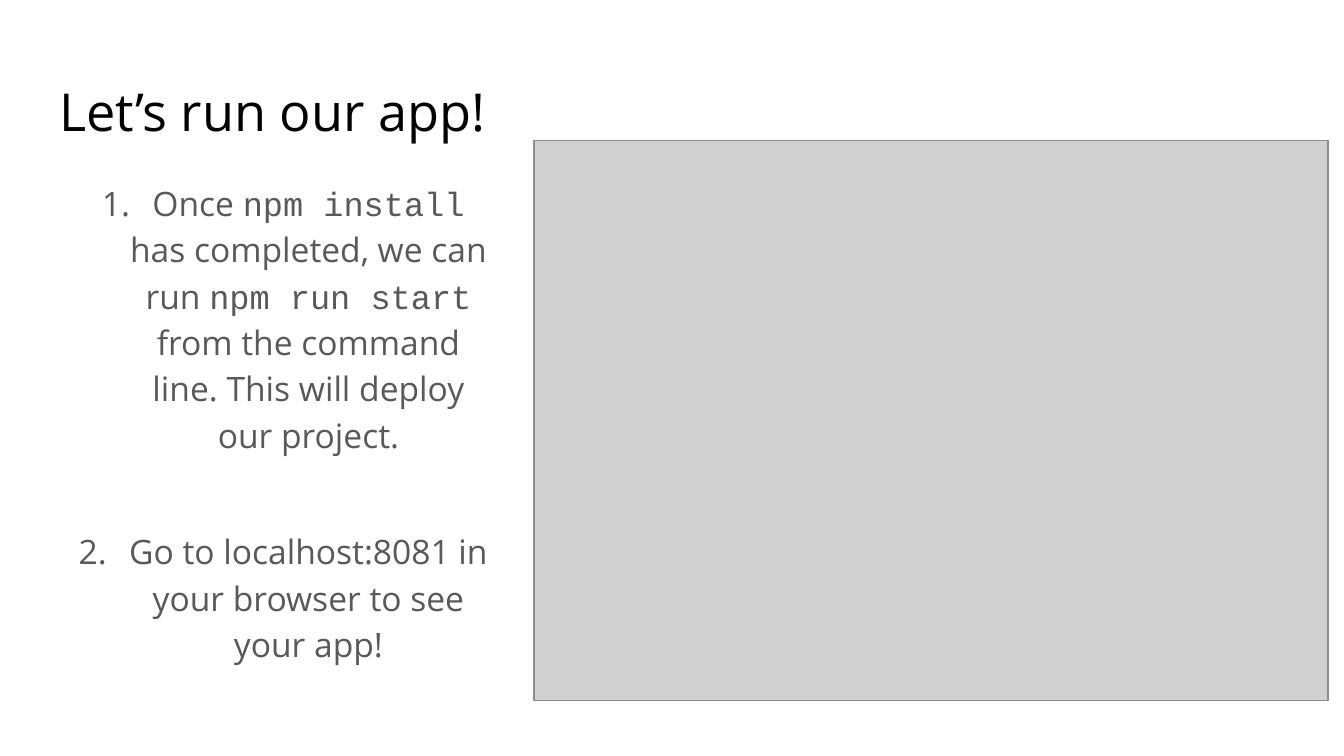
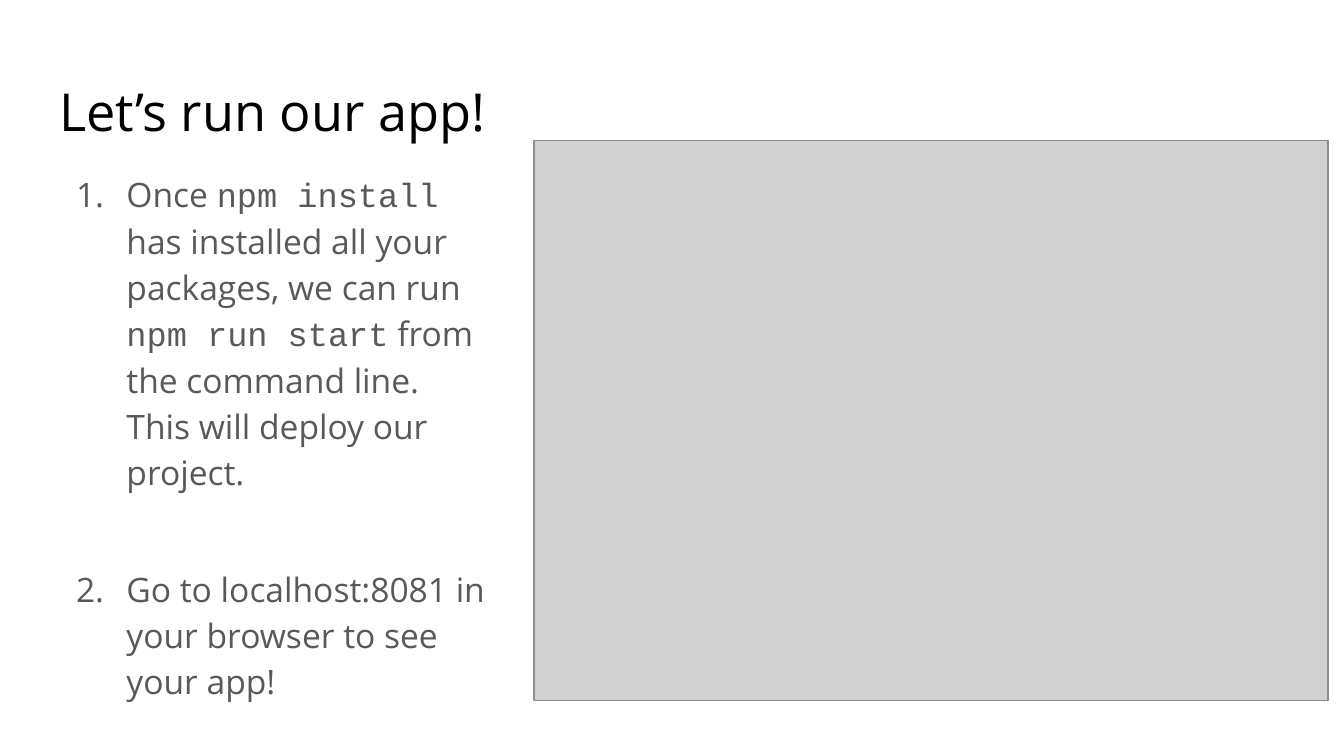
Before and after one commit to appian/hackathons, a slide deck: slide 25 of workshops/react/Intro to React.pptx. Drawn at 1344x756 pixels with LibreOffice and Linux fonts; fonts in the diff are those of the drawing; grey boxes stand for pictures. Boxes give left, top, right and bottom in pixels: in the first picture for what was removed or moved away, otherwise in the second. Text is boxed around its words. In the diff, an @@ line names an element or a change of style, - is before the commit and + after.

```diff
--- a/workshops/react/Intro to React.pptx
+++ b/workshops/react/Intro to React.pptx
@@ text at (126,182,473,493): text changed @@
-1. Once npm install has completed, we can run npm run start from the command line. This will deploy our project.
+1. Once npm install has installed all your packages, we can run npm run start from the command line. This will deploy our project.
@@ text at (126,576,485,702): alignment centre to left @@
```
Also in this commit, not shown: 10 other slides changed, 2 slides added, 1 slide removed.
